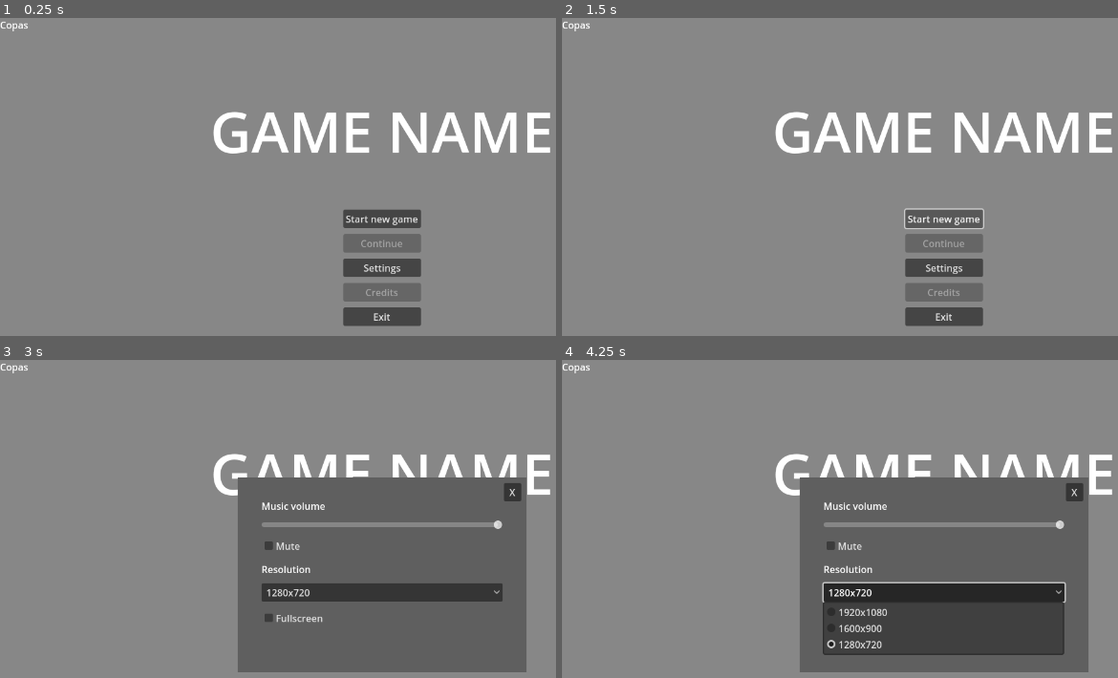
Above: before the commit, frames 1-4 (two rows, left to right).
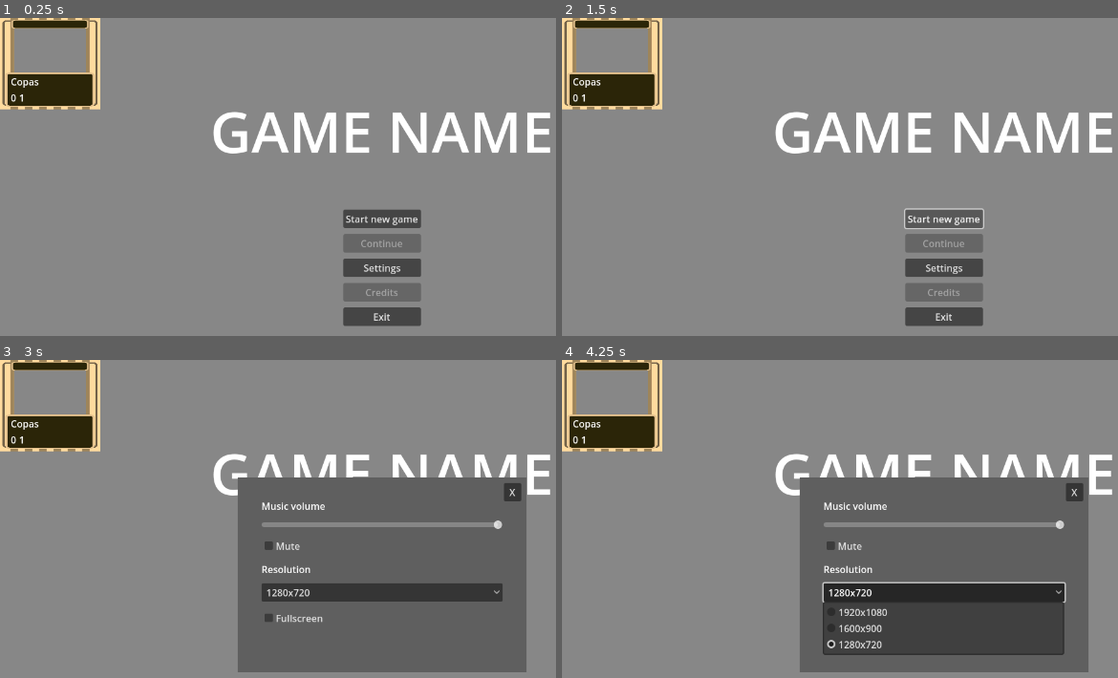
Above: after the commit, the same moments.

Repository: LYG-Studio/godot-game
Game: Godot game, scene res://scenes/Main/Main.tscn
Two runs of this game, one before a commit and one after it. Both use one fixed random seed, a clock stepped at 60 frames per second and the inputs below.
Inputs:
- Up to frame 1 (0.25 s): no input
- Up to frame 2 (1.5 s): click "Start new game" at 0.5 s; click "Start new game" at 1.25 s
- Up to frame 3 (3 s): click "Start new game" at 2 s; click "Settings" at 2.75 s
- Up to frame 4 (4.25 s): click "1280x720" at 3.5 s

The runs differ from the first frame. In frame 1, 3.4% of the frame differs, in the area x 0-19%, y 0-29%; in frame 2, 3.4%; in frame 3, 3.4%; in frame 4, 3.4%.

Commit message:
feat: adds type, value and image to card

Diff:
--- a/game/prefabs/Card/Card.tscn
+++ b/game/prefabs/Card/Card.tscn
@@ -1,13 +1,47 @@
-[gd_scene load_steps=3 format=3 uid="uid://d3kk37d05w8iu"]
+[gd_scene load_steps=5 format=3 uid="uid://d3kk37d05w8iu"]
 
 [ext_resource type="Script" uid="uid://cebiuypti1ra" path="res://prefabs/Card/card.gd" id="1_lrgw6"]
 [ext_resource type="Resource" uid="uid://vkskt7omoi67" path="res://resources/Cards/Copas.tres" id="2_hdxfl"]
+[ext_resource type="Texture2D" uid="uid://cx1ae0hmqac2p" path="res://assets/card.png" id="3_tdy70"]
+
+[sub_resource type="RectangleShape2D" id="RectangleShape2D_hdxfl"]
+size = Vector2(168, 153.5)
 
 [node name="Card" type="Node2D"]
 script = ExtResource("1_lrgw6")
 card_type = ExtResource("2_hdxfl")
 
-[node name="Label" type="Label" parent="."]
-offset_right = 40.0
-offset_bottom = 23.0
-text = "IOIOO"
+[node name="Sprite2D" type="Sprite2D" parent="."]
+scale = Vector2(0.24, 0.152727)
+texture = ExtResource("3_tdy70")
+centered = false
+region_rect = Rect2(16, 16, 16, 16)
+
+[node name="Area2D" type="Area2D" parent="."]
+
+[node name="CollisionShape2D" type="CollisionShape2D" parent="Area2D"]
+position = Vector2(84, 77.25)
+shape = SubResource("RectangleShape2D_hdxfl")
+
+[node name="VBoxContainer" type="VBoxContainer" parent="."]
+offset_left = 18.0
+offset_top = 95.0
+offset_right = 152.0
+offset_bottom = 145.0
+
+[node name="Name" type="Label" parent="VBoxContainer"]
+layout_mode = 2
+text = "Copas"
+
+[node name="HBoxContainer" type="HBoxContainer" parent="VBoxContainer"]
+layout_mode = 2
+
+[node name="Type" type="Label" parent="VBoxContainer/HBoxContainer"]
+layout_mode = 2
+text = "Arma"
+
+[node name="Value" type="Label" parent="VBoxContainer/HBoxContainer"]
+layout_mode = 2
+text = "10"
+
+[connection signal="input_event" from="Area2D" to="." method="_on_area_2d_input_event"]
--- a/game/prefabs/Card/card.gd
+++ b/game/prefabs/Card/card.gd
@@ -2,7 +2,10 @@
 
 @export var card_type: CardResource
 
-@onready var label: Label = $Label
+@onready var nameLabel: Label = $VBoxContainer/Name
+@onready var typeLabel: Label = $VBoxContainer/HBoxContainer/Type
+@onready var valueLabel: Label = $VBoxContainer/HBoxContainer/Value
+
 
 func set_card_type(cr: CardResource):
 	self.card_type = cr
@@ -13,10 +16,16 @@
 		return
 
 
-	self.label.text = self.card_type.name
+	self.nameLabel.text = self.card_type.name
+	self.typeLabel.text = str(self.card_type.type)
+	self.valueLabel.text = str(self.card_type.value)
 
 	if not card_type.effect:
 		push_error("2222oi")
 		return
 
 	self.card_type.effect.on_draw()
+
+func _input(event: InputEvent) -> void:
+	if event is InputEventMouseButton and event.button_index == MOUSE_BUTTON_LEFT:
+		print(event)
--- a/game/scenes/Match/match.gd
+++ b/game/scenes/Match/match.gd
@@ -1,4 +1,6 @@
 extends Node2D
+
+const CARD = preload("res://prefabs/Card/Card.tscn")
 
 # receives the deck the match will use
 const DECK = [
@@ -9,6 +11,9 @@
 	{"type": "Copas", "value": 5},
 	{"type": "Copas", "value": 6},
 	{"type": "Copas", "value": 7},
+	{"type": "Copas", "value": 8},
+	{"type": "Copas", "value": 9},
+	{"type": "Copas", "value": 10},
 ] # leaving it hardcoded for now to get the match rules done
 
 # max health could be received as well if we plan changing it from match to match
@@ -16,6 +21,9 @@
 const ROOM_SIZE = 4
 
 var currentHealth = MAX_HEALTH
+var deckPile = DECK
+var discardPile = []
+var activeCards = []
 
 # controls all the general rules of a match:
 # - 4 cards make a room
Binary file added: game/assets/card.png
Not shown, added: game/assets/card.png.import
